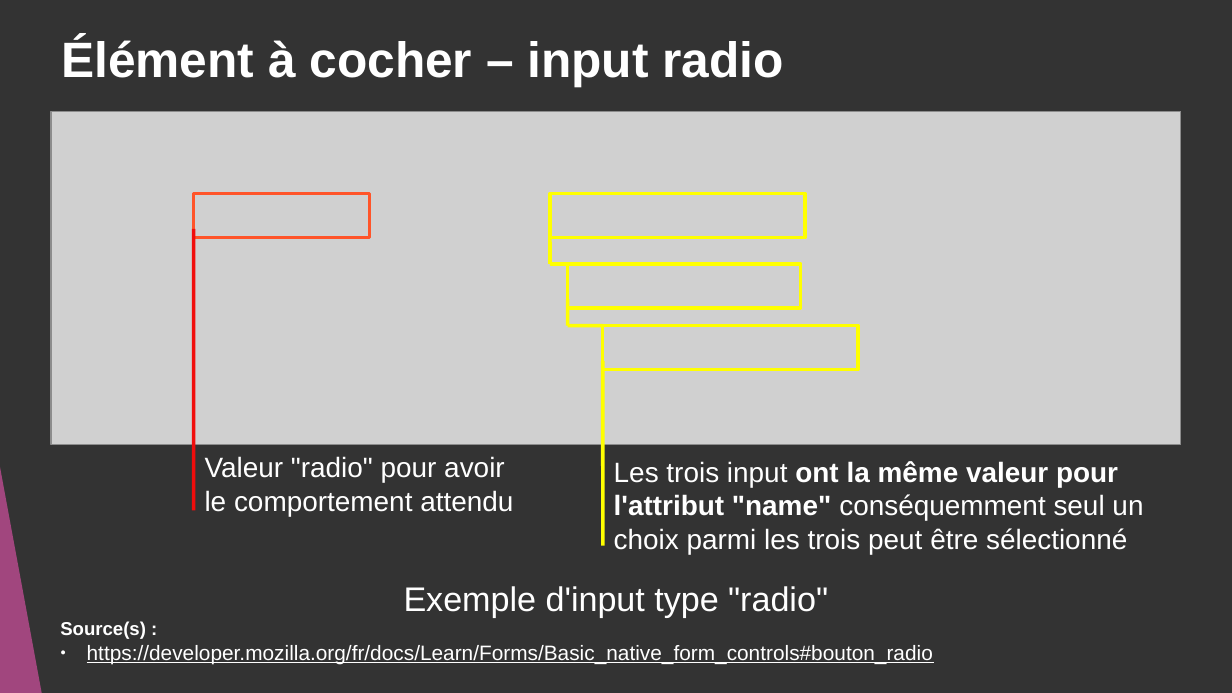
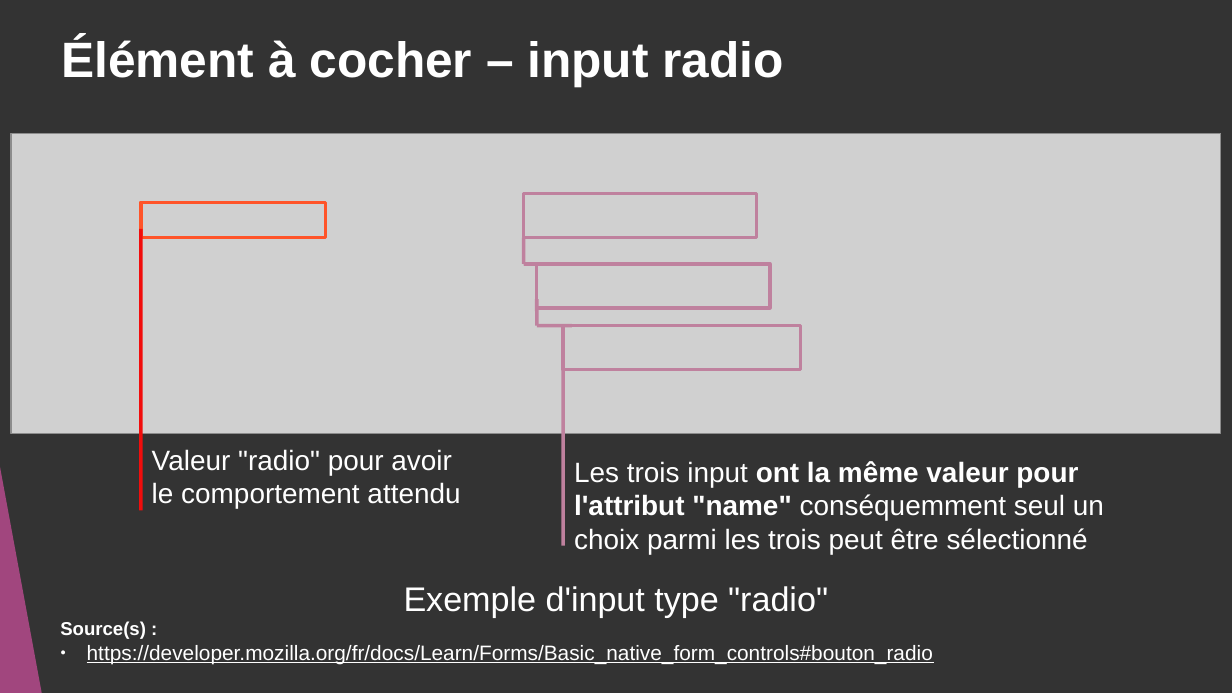
Before and after one commit to DanYellow/cours, a slide deck: slide 56 of integration-web-s1/travaux-pratiques/numero-2/presentation.odp. Drawn at 1232x693 pixels with LibreOffice and Linux fonts; fonts in the diff are those of the drawing; grey boxes stand for pictures. Boxes give left, top, right and bottom in pixels: in the first picture for what was removed or moved away, otherwise in the second. Text is boxed around its words. In the diff, an @@ line names an element or a change of style, - is before the commit and + after.

```diff
--- a/integration-web-s1/travaux-pratiques/numero-2/presentation.odp
+++ b/integration-web-s1/travaux-pratiques/numero-2/presentation.odp
@@ picture: place and size @@
-picture at box(51, 112, 1182, 445)
+picture at box(11, 133, 1222, 434)
@@ rectangle: place and size @@
-rectangle at box(193, 193, 369, 237)
+rectangle at box(141, 202, 325, 237)
@@ rectangle: place and size @@
-rectangle at box(550, 193, 805, 237)
+rectangle at box(524, 193, 758, 237)
@@ line moved from (193, 229) - (193, 511) to (141, 229) - (141, 511) @@
@@ line moved from (550, 238) - (550, 264) to (524, 238) - (524, 264) @@
@@ line (524, 238) - (524, 264): stroke #FFFF00 2.3 pt to #BF819E 2.3 pt @@
@@ line moved from (550, 264) - (577, 264) to (524, 264) - (550, 264) @@
@@ line (524, 264) - (550, 264): stroke #FFFF00 2.3 pt to #BF819E 2.3 pt @@
@@ 2 lines, 1 rectangle: place and size @@
-2 lines, 1 rectangle at box(568, 264, 802, 325)
+2 lines, 1 rectangle at box(537, 264, 770, 325)
@@ line (537, 300) - (537, 325): stroke #FFFF00 2.3 pt to #BF819E 2.3 pt @@
@@ line (537, 325) - (572, 325): stroke #FFFF00 2.3 pt to #BF819E 2.3 pt @@
@@ outline #FFFF00 2.3 pt to #BF819E 2.3 pt in 3 elements at box(537, 264, 770, 307), box(524, 193, 758, 237), box(563, 325, 802, 369) @@
@@ rectangle: place and size @@
-rectangle at box(603, 325, 857, 369)
+rectangle at box(563, 325, 802, 369)
@@ line moved from (603, 361) - (603, 546) to (563, 361) - (563, 546) @@
@@ line (563, 361) - (563, 546): stroke #FFFF00 2.3 pt to #BF819E 2.3 pt @@
@@ text "Valeur "radio" pour avoir le ...": place and size @@
-text "Valeur "radio" pour avoir le ..." at box(205, 456, 513, 516)
+text "Valeur "radio" pour avoir le ..." at box(152, 449, 460, 508)
@@ text "Les trois input ont la ...": place and size @@
-text "Les trois input ont la ..." at box(614, 461, 1143, 554)
+text "Les trois input ont la ..." at box(574, 461, 1104, 554)
```
Also in this commit, not shown: 25 other slides changed, 1 other file.
